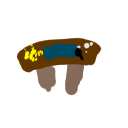
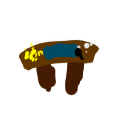
Two versions of the same layered image (w=128, h=128). Layer-by-layer changes:
painted on "Background" over [16,37,102,96]
